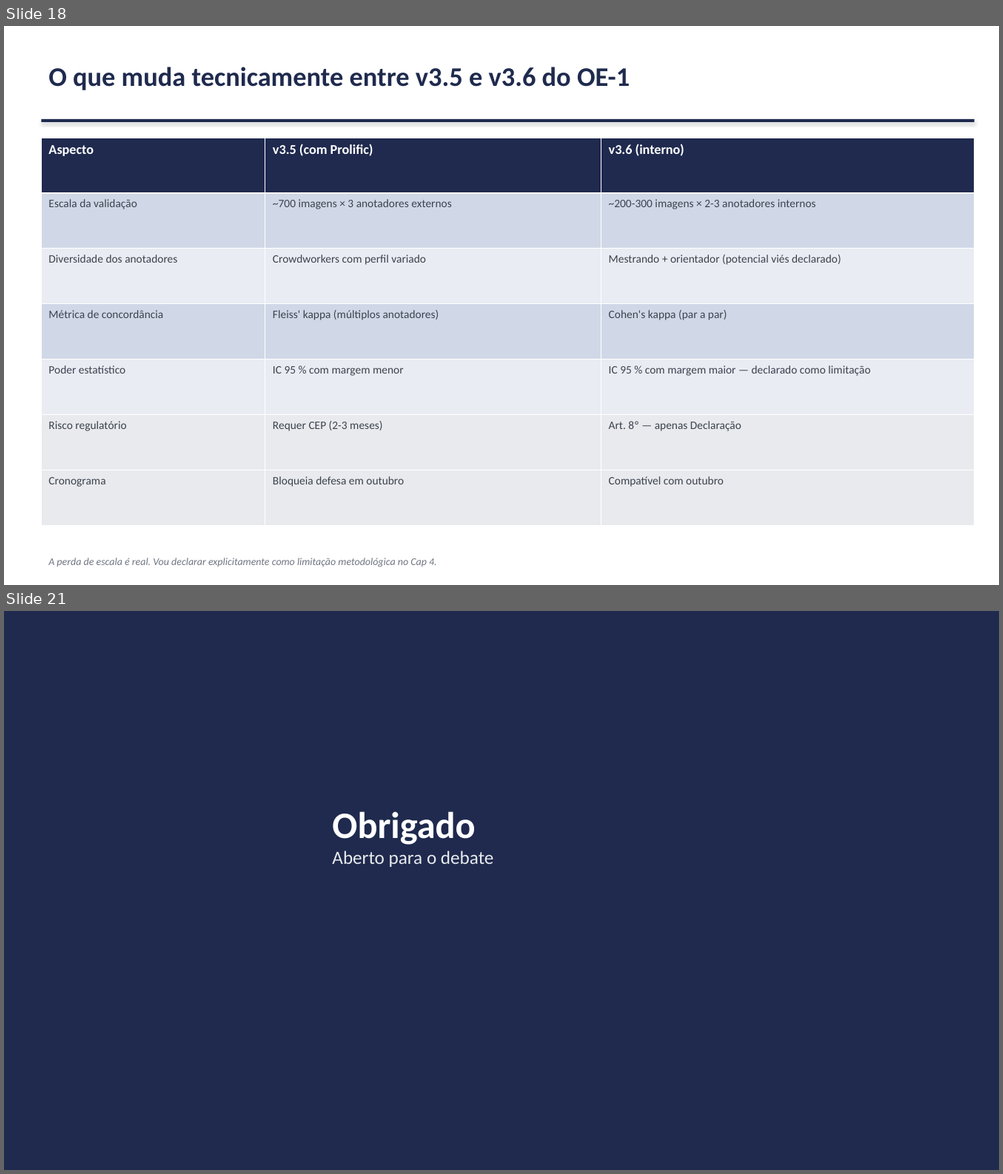
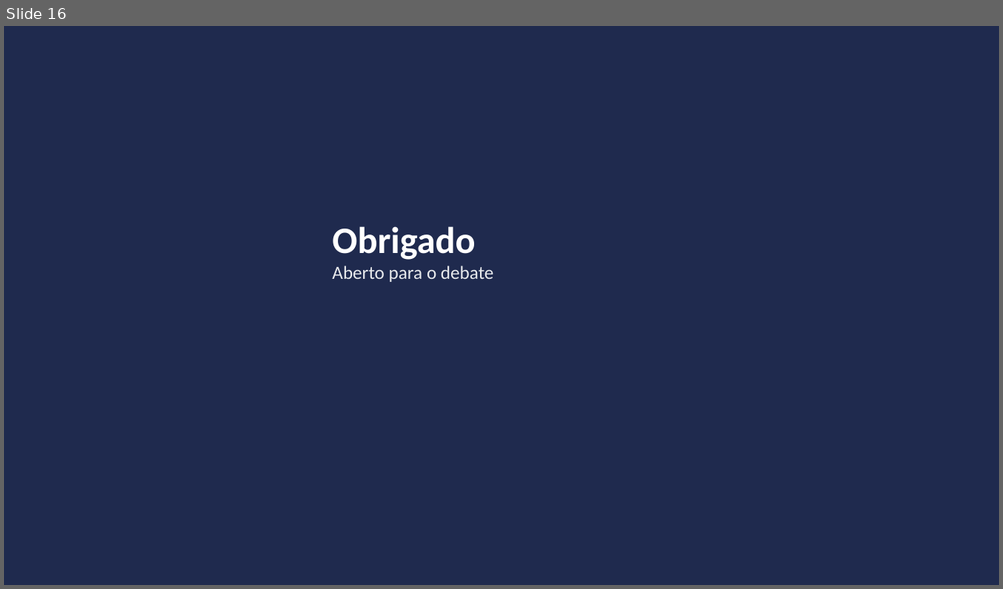
Before and after one commit to marcellozzetti/Facial-Recognition-Models-Mitigating-Bias, a slide deck: docs/ativo/material_reuniao_orientador_2026-07-13.pptx. Shown one above the other, each under a label of ours: slides 18 and 21 before the commit, slide 16 after it; the slides between them are not shown. The pictures are 1003x1174 and 1003x589 pixels, drawn with LibreOffice and Linux fonts; fonts in the diff are those of the drawing. Boxes give left, top, right and bottom in pixels: in the first picture for what was removed or moved away, otherwise in the second. Text is boxed around its words. In the diff, an @@ line names an element or a change of style, - is before the commit and + after.

```diff
--- a/docs/ativo/material_reuniao_orientador_2026-07-13.pptx
+++ b/docs/ativo/material_reuniao_orientador_2026-07-13.pptx
@@ slide 18 removed at bbox=[4, 26, 999, 585], background #FFFFFF @@
@@ text removed at bbox=[48, 67, 629, 90] @@
-O que muda tecnicamente entre v3.5 e v3.6 do OE-1
@@ rectangle removed at bbox=[41, 119, 974, 122] @@
@@ table removed at bbox=[41, 138, 974, 526], 7 rows, 3 columns @@
-Aspecto | v3.5 (com Prolific) | v3.6 (interno)
-Escala da validação | ~700 imagens × 3 anotadores externos | ~200-300 imagens × 2-3 anotadores internos
-Diversidade dos anotadores | Crowdworkers com perfil variado | Mestrando + orientador (potencial viés declarado)
-Métrica de concordância | Fleiss' kappa (múltiplos anotadores) | Cohen's kappa (par a par)
-Poder estatístico | IC 95 % com margem menor | IC 95 % com margem maior — declarado como limitação
-Risco regulatório | Requer CEP (2-3 meses) | Art. 8º — apenas Declaração
-Cronograma | Bloqueia defesa em outubro | Compatível com outubro
@@ text removed at bbox=[48, 558, 437, 568] @@
-A perda de escala é real. Vou declarar explicitamente como limitação metodológica no Cap 4.
@@ what was slide 21 is now slide 16 @@
```
Also in this commit, not shown: 6 slides changed, 4 other slides removed, 4 other files.
